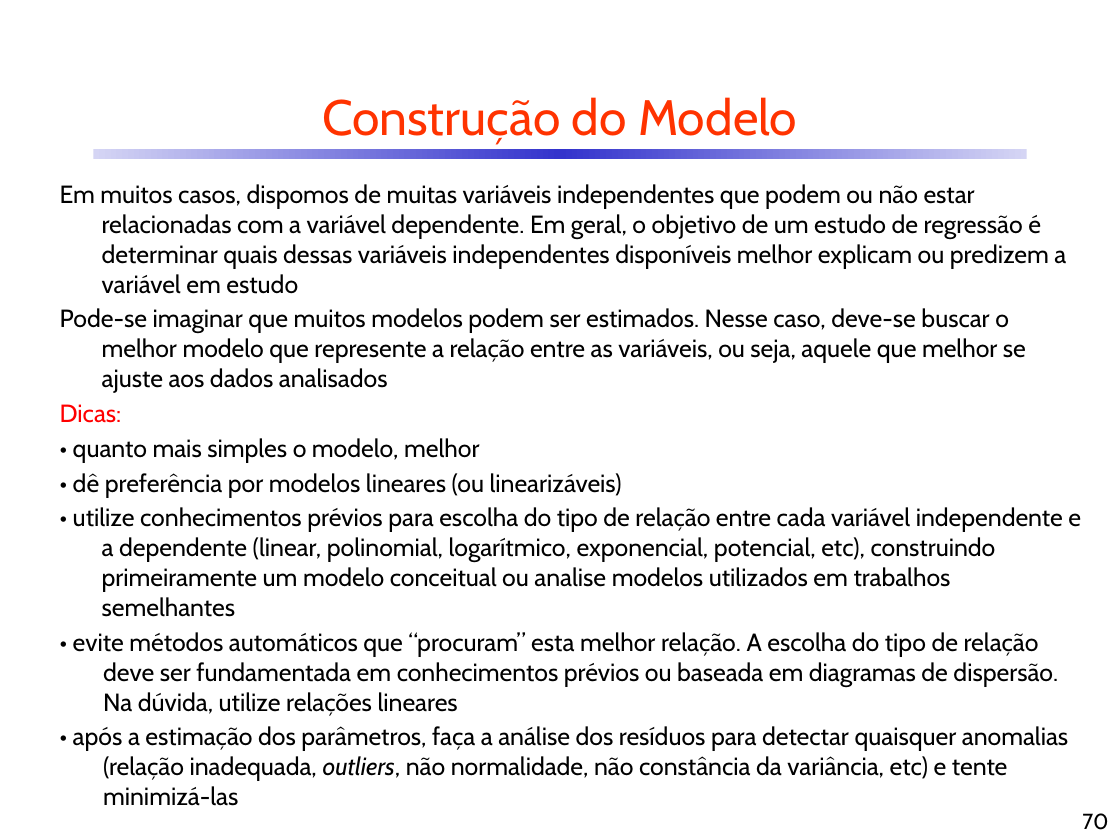
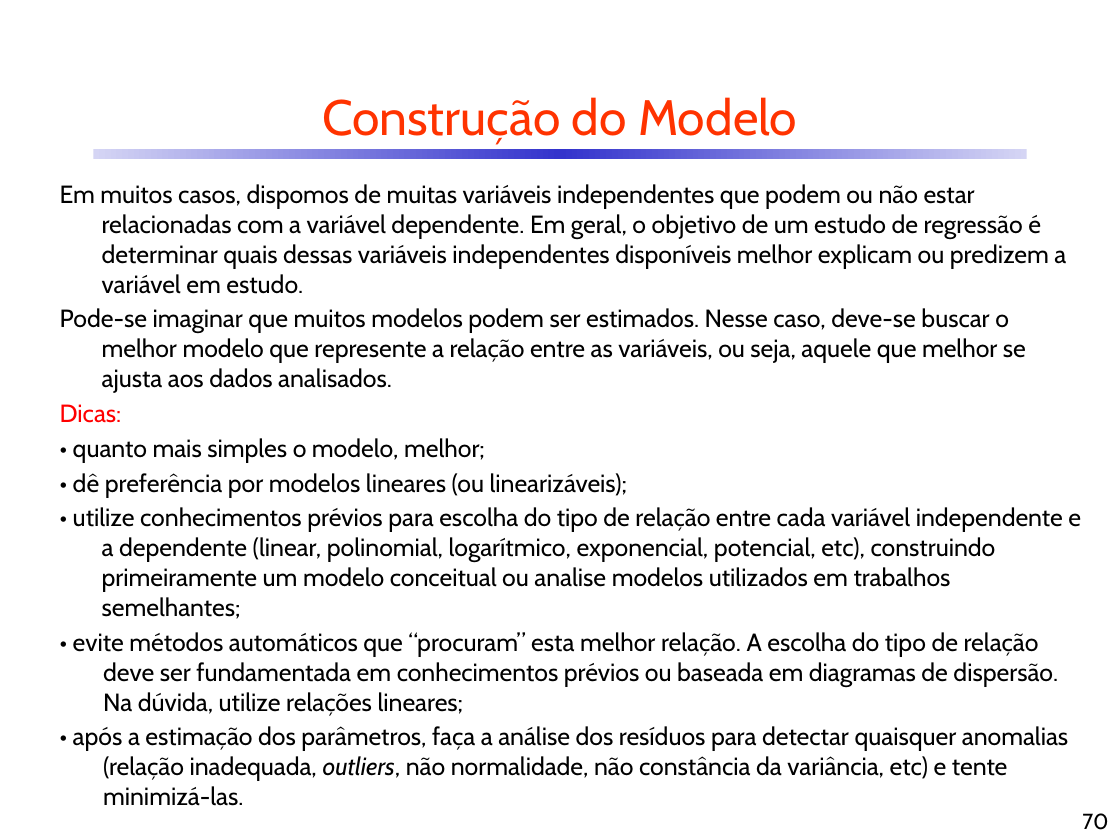
Before and after one commit to CDRenno/Estatistica, a slide deck: slide 70 of ppt/10ARegr.pptx. Drawn at 1120x840 pixels with LibreOffice and Linux fonts; fonts in the diff are those of the drawing. Boxes give left, top, right and bottom in pixels: in the first picture for what was removed or moved away, otherwise in the second. Text is boxed around its words. In the diff, an @@ line names an element or a change of style, - is before the commit and + after.

```diff
--- a/ppt/10ARegr.pptx
+++ b/ppt/10ARegr.pptx
@@ text at <box>60,184,1066,393</box>: text changed @@
-Em muitos casos, dispomos de muitas variáveis independentes que podem ou não estar relacionadas com a variável dependente. Em geral, o objetivo de um estudo de regressão é determinar quais dessas variáveis independentes disponíveis melhor explicam ou predizem a variável em estudo
-Pode-se imaginar que muitos modelos podem ser estimados. Nesse caso, deve-se buscar o melhor modelo que represente a relação entre as variáveis, ou seja, aquele que melhor se ajuste aos dados analisados
+Em muitos casos, dispomos de muitas variáveis independentes que podem ou não estar relacionadas com a variável dependente. Em geral, o objetivo de um estudo de regressão é determinar quais dessas variáveis independentes disponíveis melhor explicam ou predizem a variável em estudo.
+Pode-se imaginar que muitos modelos podem ser estimados. Nesse caso, deve-se buscar o melhor modelo que represente a relação entre as variáveis, ou seja, aquele que melhor se ajusta aos dados analisados.
@@ text at <box>73,438,1081,806</box>: text changed @@
-• quanto mais simples o modelo, melhor
-• dê preferência por modelos lineares (ou linearizáveis)
-• utilize conhecimentos prévios para escolha do tipo de relação entre cada variável independente e a dependente (linear, polinomial, logarítmico, exponencial, potencial, etc), construindo primeiramente um modelo conceitual ou analise modelos utilizados em trabalhos semelhantes
-• evite métodos automáticos que “procuram” esta melhor relação. A escolha do tipo de relação deve ser fundamentada em conhecimentos prévios ou baseada em diagramas de dispersão. Na dúvida, utilize relações lineares
-• após a estimação dos parâmetros, faça a análise dos resíduos para detectar quaisquer anomalias (relação inadequada, outliers, não normalidade, não constância da variância, etc) e tente minimizá-las
+• quanto mais simples o modelo, melhor;
+• dê preferência por modelos lineares (ou linearizáveis);
+• utilize conhecimentos prévios para escolha do tipo de relação entre cada variável independente e a dependente (linear, polinomial, logarítmico, exponencial, potencial, etc), construindo primeiramente um modelo conceitual ou analise modelos utilizados em trabalhos semelhantes;
+• evite métodos automáticos que “procuram” esta melhor relação. A escolha do tipo de relação deve ser fundamentada em conhecimentos prévios ou baseada em diagramas de dispersão. Na dúvida, utilize relações lineares;
+• após a estimação dos parâmetros, faça a análise dos resíduos para detectar quaisquer anomalias (relação inadequada, outliers, não normalidade, não constância da variância, etc) e tente minimizá-las.
```
Also in this commit, not shown: 23 other slides changed, 1 slide added, 1 other file.
